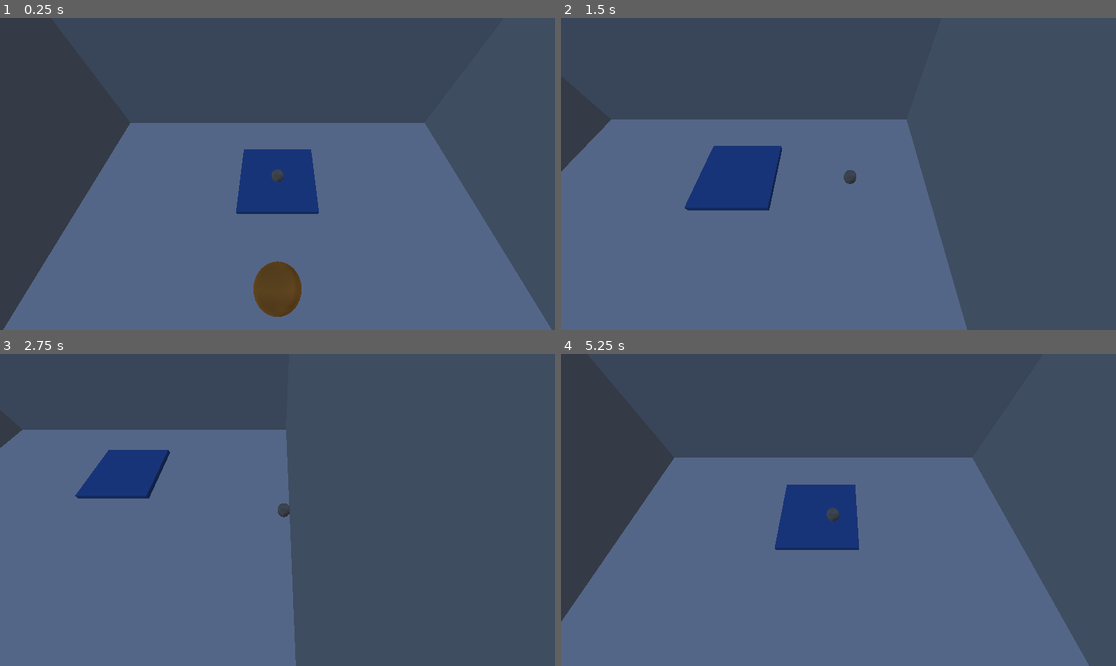
Above: before the commit, frames 1-4 (two rows, left to right).
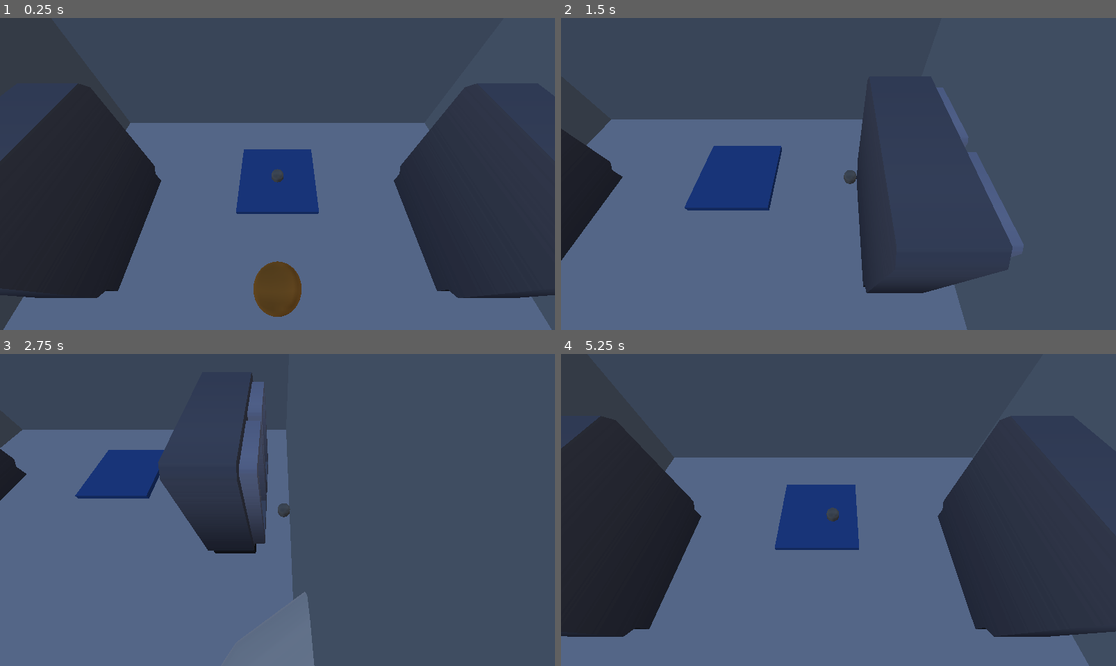
Above: after the commit, the same moments.

Repository: Devansh-Ruia/small-fry
Game: Godot game, scene res://rooms/room_02.tscn
Same seed, same stepped clock (60 frames per second), same inputs: the game is played once before the commit and once after it. This scene is started directly instead of the project's main scene.
Inputs:
- Up to frame 1 (0.25 s): no input
- Up to frame 2 (1.5 s): tap Enter at 0.5 s; hold D (move_right) 0.53-1.28 s; hold Shift (run) 0.53-1.28 s; tap Space (jump) at 0.77 s; hold S (move_back) from 1.28 s (still down); tap Shift (run) at 1.35 s
- Up to frame 3 (2.75 s): tap Space (jump) at 1.52 s; release S (move_back) at 2.03 s; hold D (move_right) from 2.03 s (still down); hold Shift (run) from 2.03 s (still down)
- Up to frame 4 (5.25 s): release D (move_right) at 2.78 s; release Shift (run) at 2.78 s; hold W (move_forward) 2.78-3.53 s; tap Shift (run) at 2.85, 4.35 s; tap Space (jump) at 3.02, 3.77, 4.52 s; hold Shift (run) 3.53-4.28 s; hold A (move_left) 3.53-5.03 s; hold S (move_back) from 5.03 s (still down); hold Shift (run) from 5.03 s (still down)

The runs differ from the first frame. In frame 1, 22% of the frame differs, in the area x 1-100%, y 20-90%; in frame 2, 10%; in frame 3, 7.4%; in frame 4, 24%, in the area x 0-100%, y 19-91%.

Commit message:
Update GODOT_CONFIG file sizes and enhance room_02 scene with additional assets and structure

Diff:
--- a/rooms/room_02.tscn
+++ b/rooms/room_02.tscn
@@ -1,8 +1,15 @@
-[gd_scene load_steps=14 format=3]
+[gd_scene load_steps=21 format=3]
 
 [ext_resource type="PackedScene" path="res://player/player.tscn" id="1_player"]
 [ext_resource type="PackedScene" path="res://enemy/cat.tscn" id="2_cat"]
 [ext_resource type="Script" path="res://rooms/exit_area.gd" id="3_exit"]
+[ext_resource type="PackedScene" uid="uid://cew8g4cqqifi" path="res://rooms/3dAssets/freezers-standing.glb" id="4_freezers"]
+[ext_resource type="PackedScene" uid="uid://clp6xkxbuddds" path="res://rooms/3dAssets/pipe-large-long.glb" id="5_pipe"]
+[ext_resource type="PackedScene" uid="uid://buypdocnny7p" path="res://rooms/3dAssets/machine-fortified.glb" id="6_machine"]
+[ext_resource type="PackedScene" uid="uid://btna1bndx28n3" path="res://rooms/3dAssets/conveyor.glb" id="7_conveyor"]
+[ext_resource type="PackedScene" uid="uid://cs1ajn88an1u7" path="res://rooms/3dAssets/conveyor-bars-fence.glb" id="8_fence"]
+[ext_resource type="PackedScene" uid="uid://c20m4pvvf7wtw" path="res://rooms/3dAssets/machine-bed.glb" id="9_bed"]
+[ext_resource type="PackedScene" uid="uid://b7fhya4sedry6" path="res://rooms/3dAssets/scanner-high.glb" id="10_scanner"]
 
 [sub_resource type="BoxShape3D" id="SqueezeBox"]
 size = Vector3(0.6, 0.4, 0.4)
@@ -160,4 +167,40 @@
 [node name="CollisionShape3D" type="CollisionShape3D" parent="ExitArea"]
 shape = SubResource("ExitBox")
 
+[node name="PropFreezerW1" parent="." instance=ExtResource("4_freezers") groups=["occluder"]]
+transform = Transform3D(9.5979125e-08, 0, -1.8257449, 0, 2.3616118, 0, 2.1957464, 0, 7.9805844e-08, -3.3, 0, -10)
+
+[node name="PropPipeW1" parent="." instance=ExtResource("5_pipe") groups=["occluder"]]
+transform = Transform3D(5.246275e-08, 0, 1.0150806, 0, 1.1275644, 0, -1.2002078, 0, 4.437058e-08, -3.3, 2.3334715, -6.5)
+
+[node name="PropConveyorW1" parent="." instance=ExtResource("7_conveyor") groups=["occluder"]]
+transform = Transform3D(4.371139e-08, 0, -1, 0, 1, 0, 1, 0, 4.371139e-08, -3.3, 0.9642234, 1)
+
+[node name="PropMachineW1" parent="." instance=ExtResource("6_machine") groups=["occluder"]]
+transform = Transform3D(4.371139e-08, 0, -1, 0, 1, 0, 1, 0, 4.371139e-08, -3.3, 1.1990472, 3.5)
+
+[node name="PropScannerW1" parent="." instance=ExtResource("10_scanner") groups=["occluder"]]
+transform = Transform3D(4.371139e-08, 0, -1, 0, 1, 0, 1, 0, 4.371139e-08, -3.3, 1.0, 10)
+
+[node name="PropFreezerE1" parent="." instance=ExtResource("4_freezers") groups=["occluder"]]
+transform = Transform3D(-9.5979125e-08, 0, 1.8257449, 0, 2.3616118, 0, -2.1957464, 0, -7.9805844e-08, 3.3, 0, -10)
+
+[node name="PropBedE1" parent="." instance=ExtResource("9_bed") groups=["occluder"]]
+transform = Transform3D(-4.371139e-08, 0, 1, 0, 1, 0, -1, 0, -4.371139e-08, 3.3, 0.5, -6.5)
+
+[node name="PropConveyorE1" parent="." instance=ExtResource("7_conveyor") groups=["occluder"]]
+transform = Transform3D(-4.371139e-08, 0, 1, 0, 1, 0, -1, 0, -4.371139e-08, 3.3, 0.9642234, -4)
+
+[node name="PropFenceGapS" parent="." instance=ExtResource("8_fence") groups=["occluder"]]
+transform = Transform3D(-4.371139e-08, 0, 1, 0, 1, 0, -1, 0, -4.371139e-08, 3.3, 0.86652005, -1.5)
+
+[node name="PropFenceGapN" parent="." instance=ExtResource("8_fence") groups=["occluder"]]
+transform = Transform3D(-4.371139e-08, 0, 1, 0, 1, 0, -1, 0, -4.371139e-08, 3.3, 0.86652005, 1.5)
+
+[node name="PropPipeE1" parent="." instance=ExtResource("5_pipe") groups=["occluder"]]
+transform = Transform3D(-5.246275e-08, 0, -1.0150806, 0, 1.1275644, 0, 1.2002078, 0, -4.437058e-08, 3.3, 2.3334715, 5)
+
+[node name="PropMachineE1" parent="." instance=ExtResource("6_machine") groups=["occluder"]]
+transform = Transform3D(-4.371139e-08, 0, 1, 0, 1, 0, -1, 0, -4.371139e-08, 3.3, 1.1990472, 8)
+
 [connection signal="body_entered" from="SqueezeArea" to="Player" method="_on_squeeze_entered"]
Not shown, changed: build/web/index.html
Not shown, changed: build/web/index.pck
